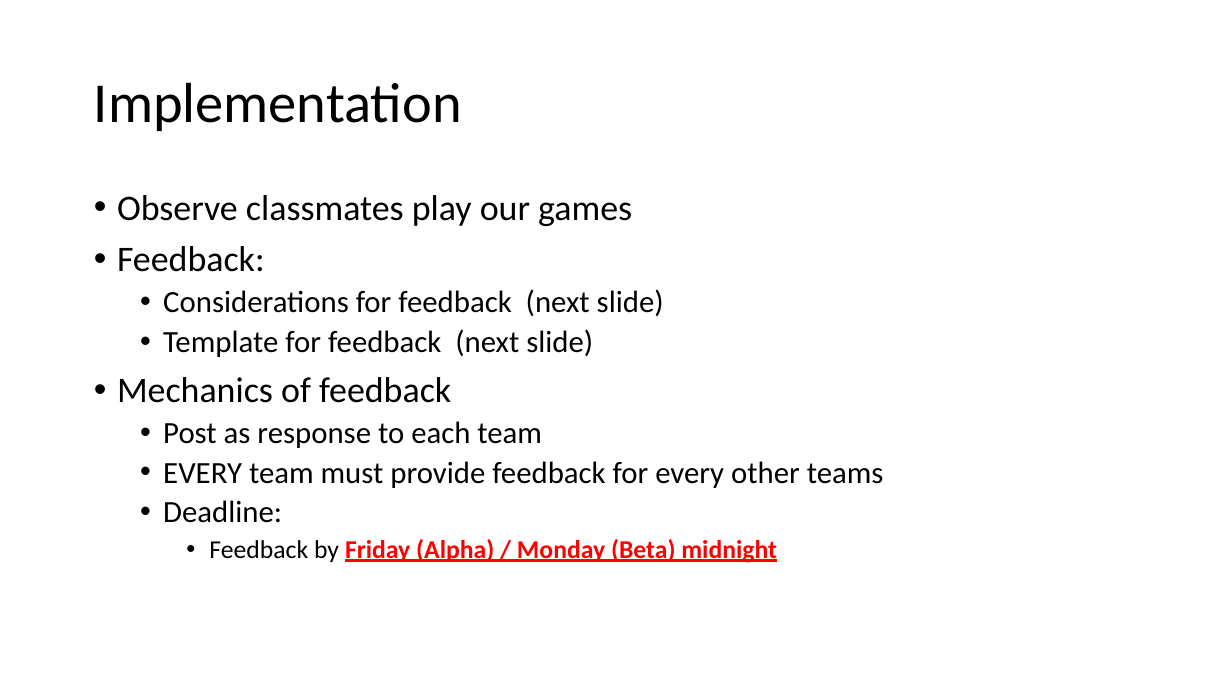
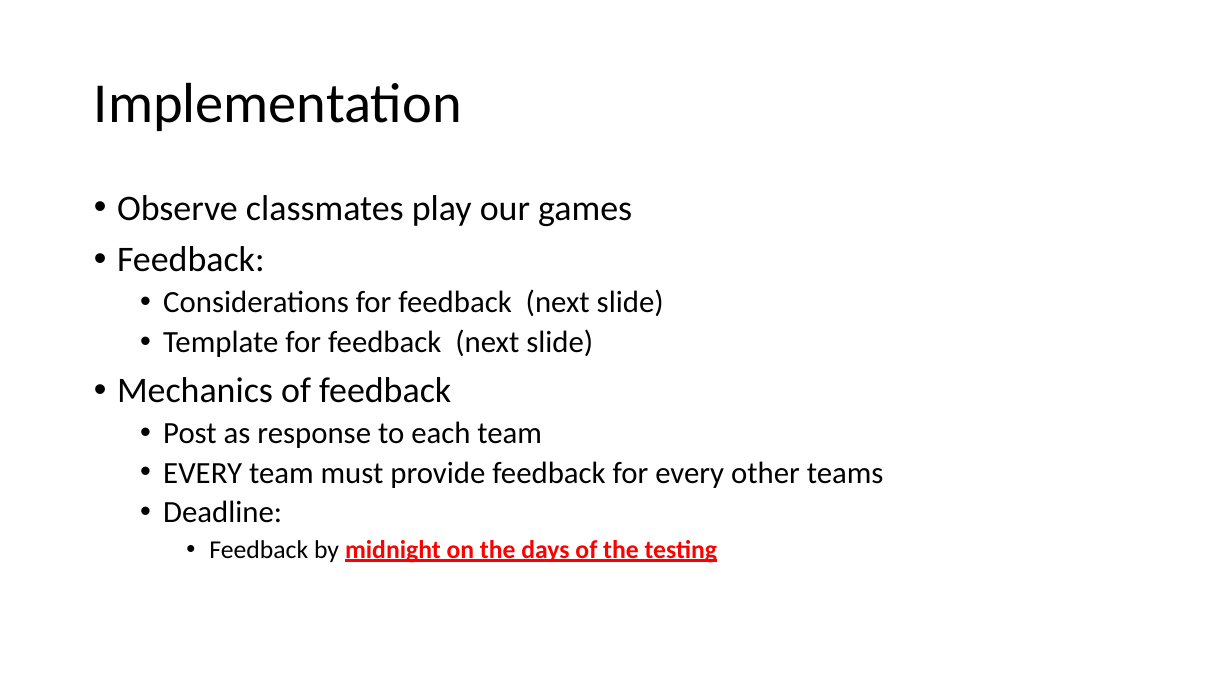
Before and after one commit to myuwbclasses/IntroGameDevelopment, a slide deck: slide 13 of PPT/Playtesting.pptx. Drawn at 1232x693 pixels with LibreOffice and Linux fonts; fonts in the diff are those of the drawing. Boxes give left, top, right and bottom in pixels: in the first picture for what was removed or moved away, otherwise in the second. Text is boxed around its words. In the diff, an @@ line names an element or a change of style, - is before the commit and + after.

```diff
--- a/PPT/Playtesting.pptx
+++ b/PPT/Playtesting.pptx
@@ text at [209,540,717,563]: text changed @@
-    • Feedback by Friday (Alpha) / Monday (Beta) midnight
+    • Feedback by midnight on the days of the testing
```
Also in this commit, not shown: 1 other slide changed, 1 other file.
